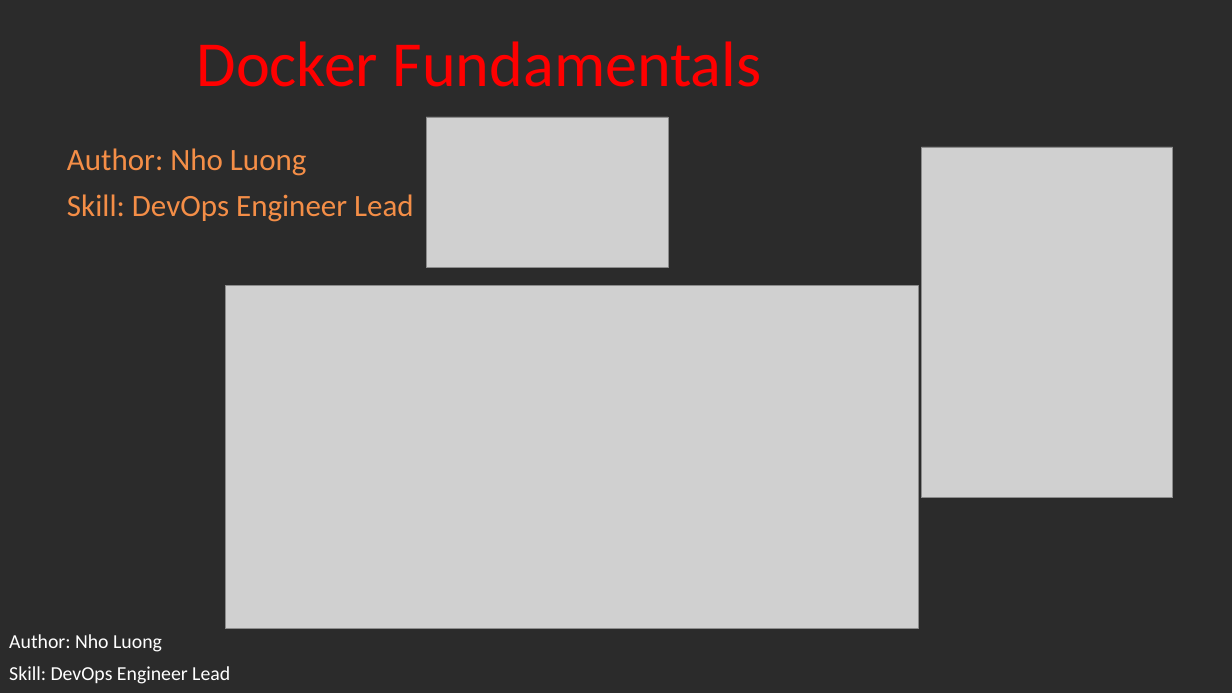
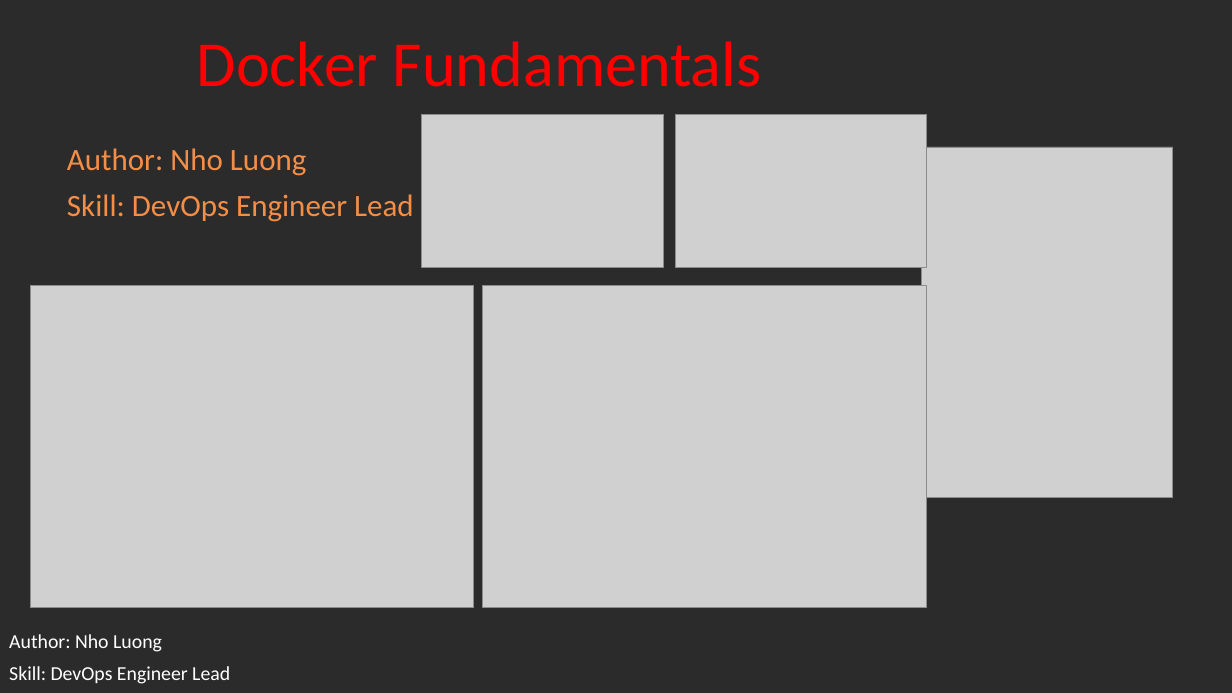
Before and after one commit to nholuongut/docker-fundamentals, a slide deck: slide 1 of nholuong-presentation/Docker-Fundamentals-v1.pptx. Drawn at 1232x693 pixels with LibreOffice and Linux fonts; fonts in the diff are those of the drawing; grey boxes stand for pictures; background and template pictures are left out; a plain dark background stands for a picture behind light text. Boxes give left, top, right and bottom in pixels: in the first picture for what was removed or moved away, otherwise in the second. Text is boxed around its words. In the diff, an @@ line names an element or a change of style, - is before the commit and + after.

```diff
--- a/nholuong-presentation/Docker-Fundamentals-v1.pptx
+++ b/nholuong-presentation/Docker-Fundamentals-v1.pptx
@@ picture: place and size @@
-picture at [427,117,668,268]
+picture at [421,114,663,267]
@@ picture added at [675,114,926,267] @@
@@ picture: place and size @@
-picture at [225,286,918,629]
+picture at [30,286,474,608]
@@ picture added at [483,286,926,608] @@
```
Also in this commit, not shown: 1 other file.
